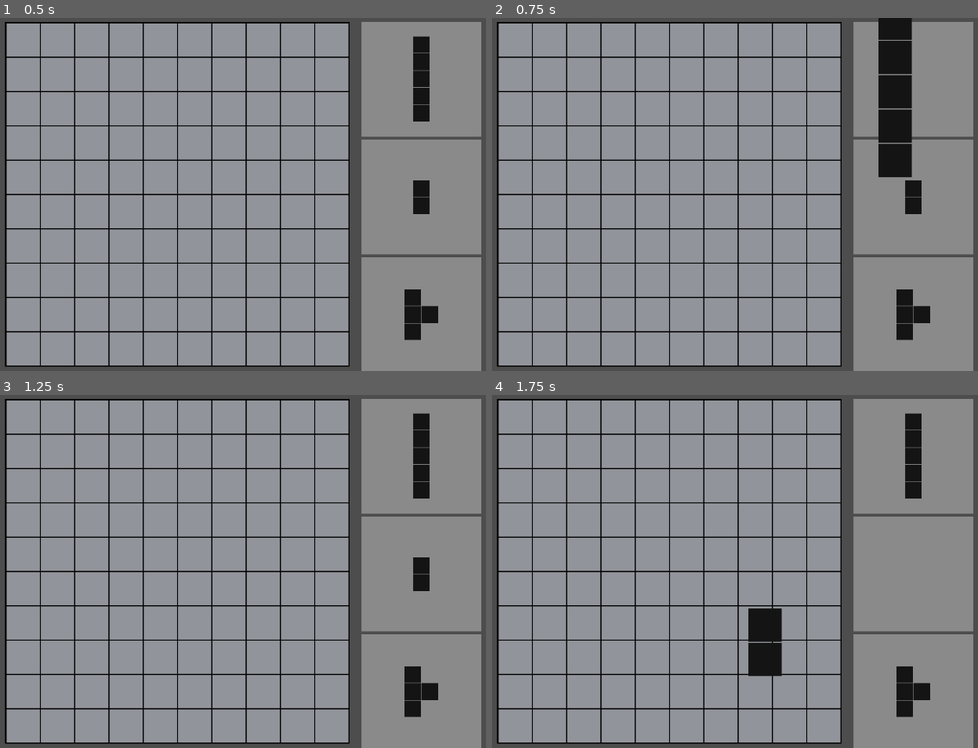
Above: before the commit, frames 1-4 (two rows, left to right).
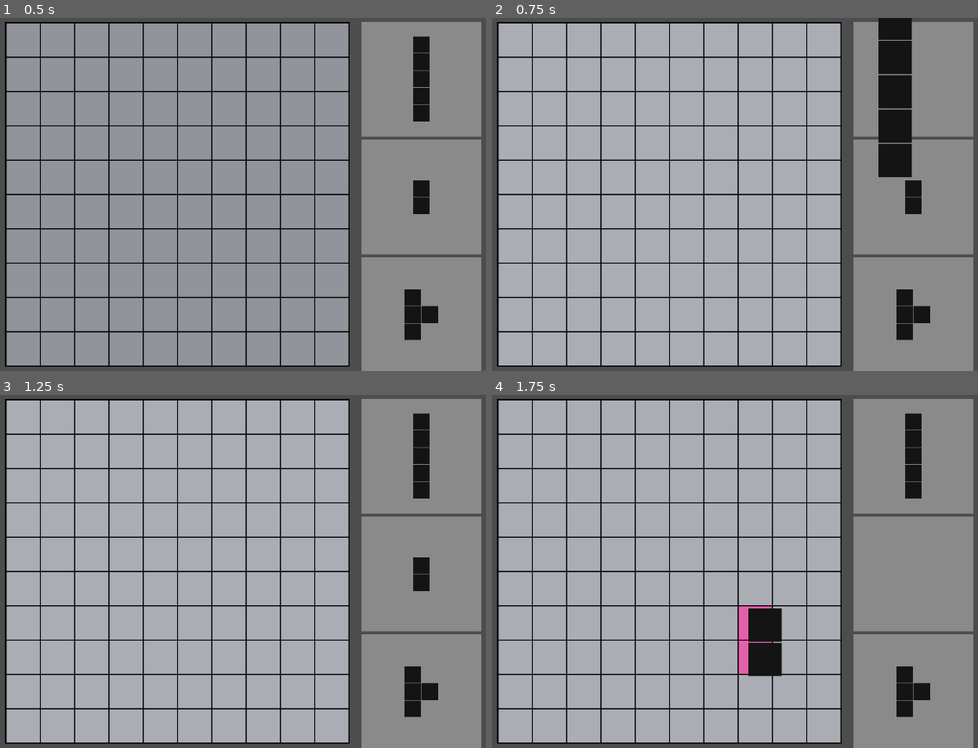
Above: after the commit, the same moments.

Repository: abhinav1229/Block-Champ
Game: Godot game, scene res://Scenes/main.tscn
Same seed, same stepped clock (60 frames per second), same inputs: the game is played once before the commit and once after it.
Inputs (mouse positions are in pixels of both pictures, inside the frame that each line leads up to):
- Up to frame 1 (0.5 s): no input
- Up to frame 2 (0.75 s): tap Enter at 0.5 s; drag from (914, 78) to (861, 116) at 0.52 s
- Up to frame 3 (1.25 s): no input
- Up to frame 4 (1.75 s): drag from (914, 575) to (764, 642) at 1.27 s

Frame 1 is identical in both runs. In frame 2, 62% of the frame differs, in the area x 1-72%, y 1-99%; in frame 3, 62%; in frame 4, 61%.

Commit message:
add piece preview before dropping

Diff:
--- a/panel_container.gd
+++ b/panel_container.gd
@@ -44,6 +44,10 @@
 	var mouse_pos = get_global_mouse_position()
 	is_possible = false
 
+	for i in max_row:
+		for j in max_col:
+			grid_2d[i][j].modulate = Color.GRAY
+
 	for control in controls:
 		if control is Control:
 			var control_global_rect = control.get_global_rect()
@@ -64,6 +68,7 @@
 						req_col = max(req_col, j+1)
 
 #				print("req_row: ", req_row, " | req_col: ", req_col)
+
 
 				mid_row = (req_row / 2)
 				mid_col = (req_col / 2)
@@ -103,13 +108,26 @@
 				var start_row = at_row - mid_row
 				var start_col = at_col - mid_col
 
+#				print("start: r: ", start_row, " | c: ",start_col)
+
+#				print("Is_Possible1: ", is_possible)
+
 				if is_possible:
 					for i in req_row:
 						for j in req_col:
-							if grid_2d[start_row + i][start_col + j].get_child_count() > 0:
-								is_possible = false
+							if grid_2d[start_row + i][start_col + j].get_child_count() == 0:
+								continue
+							else:
+								if !self.get_child(0).get_child(i).get_child(j).is_in_group("empty"):
+									is_possible = false
 
-#				print("Is_Possible: ", is_possible)
+				if is_possible:
+					for i in req_row:
+						for j in req_col:
+							if !self.get_child(0).get_child(i).get_child(j).is_in_group("empty"):
+								grid_2d[start_row+i][start_col+j].modulate = Color.HOT_PINK
+
+#				print("Is_Possible2: ", is_possible)
 
 func _on_gui_input(event):
 	if event is InputEventMouseButton and event.button_index == MOUSE_BUTTON_LEFT:
@@ -129,10 +147,13 @@
 				var start_row = at_row - mid_row
 				var start_col = at_col - mid_col
 
+#				print("final: ", start_row, " | ", start_col)
+
 				for i in req_row:
 					for j in req_col:
 						if !self.get_child(0).get_child(i).get_child(j).is_in_group("empty"):
 							var default_grid = preload("res://Scenes/default_grid.tscn").instantiate()
+							grid_2d[start_row+i][start_col+j].modulate = Color.GRAY
 							grid_2d[start_row+i][start_col+j].add_child(default_grid)
 
 				self.queue_free()
